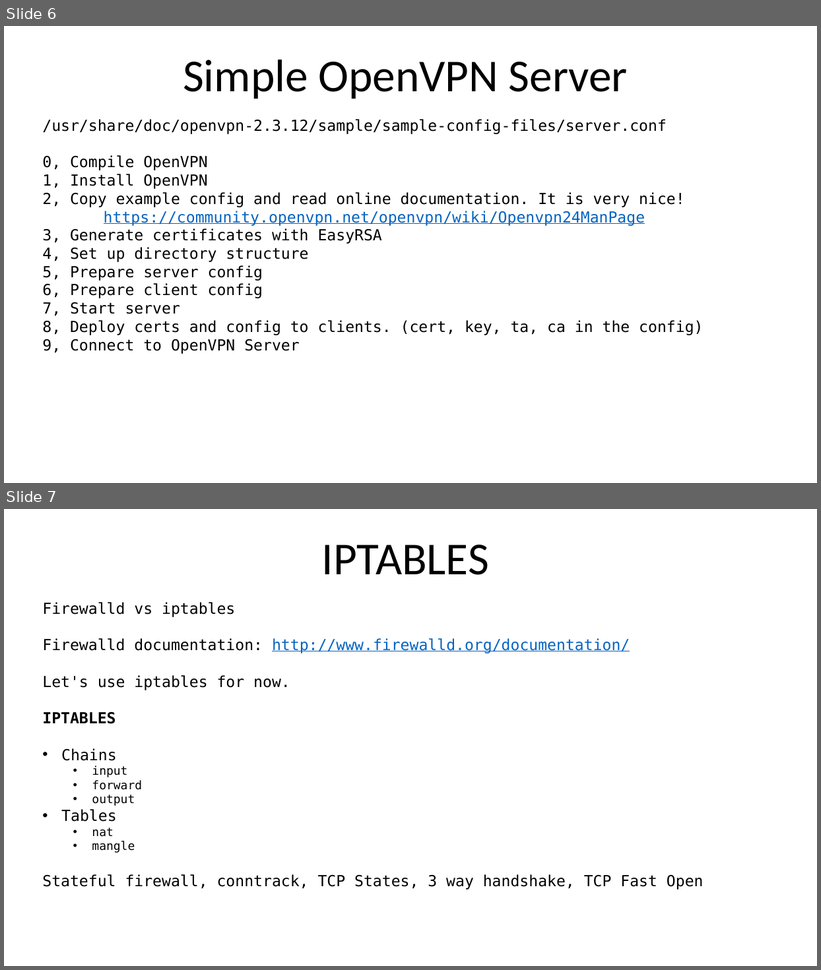
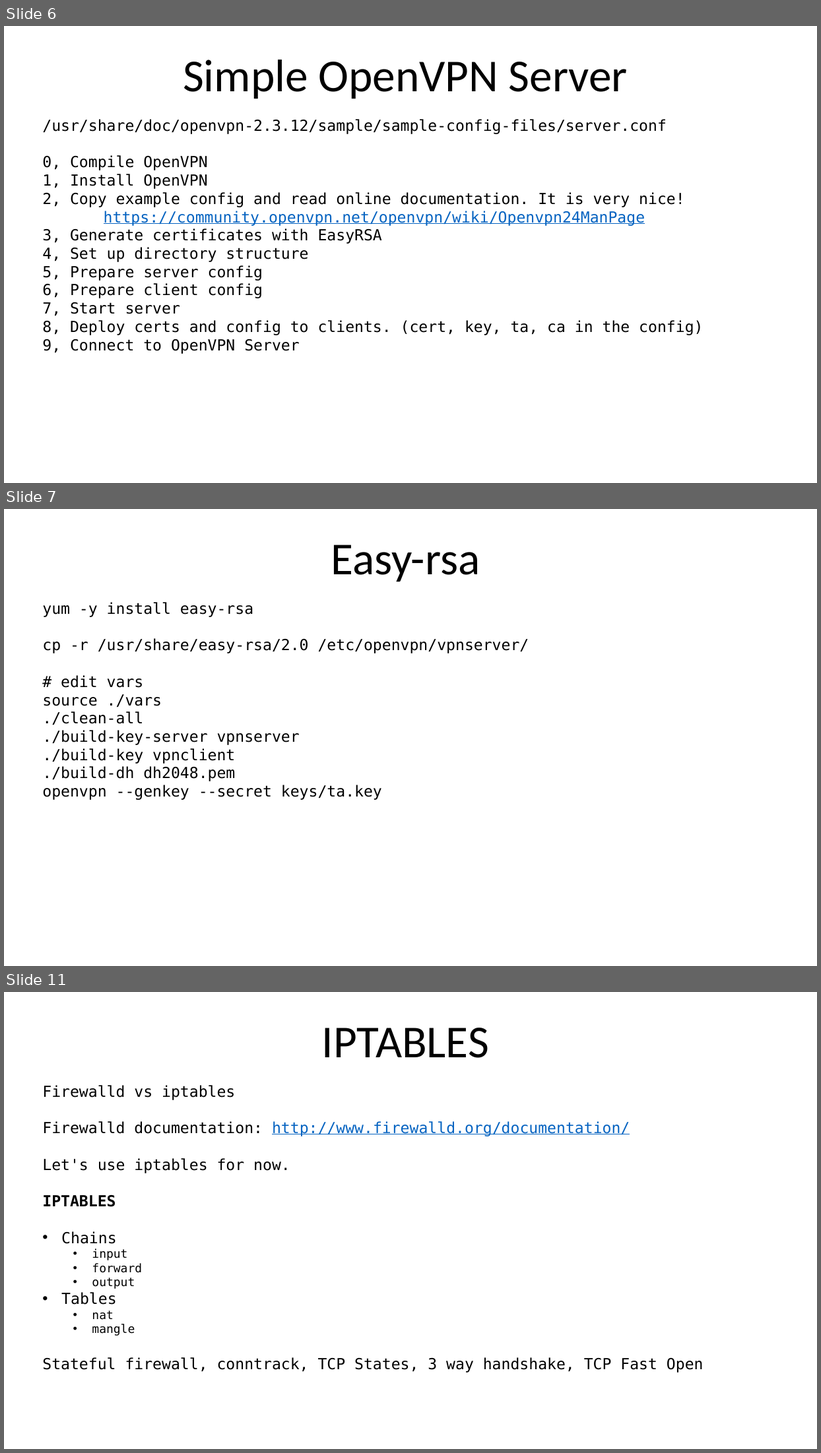
Before and after one commit to DRN88/blt, a slide deck: w46/w46.pptx. Shown one above the other, each under a label of ours: slides 6 and 7 before the commit, slides 6, 7 and 11 after it; the slides between them are not shown. The pictures are 821x970 and 821x1453 pixels, drawn with LibreOffice and Linux fonts; fonts in the diff are those of the drawing. Boxes give left, top, right and bottom in pixels: in the first picture for what was removed or moved away, otherwise in the second. Text is boxed around its words. In the diff, an @@ line names an element or a change of style, - is before the commit and + after.

```diff
--- a/w46/w46.pptx
+++ b/w46/w46.pptx
@@ slide 7 added at [4,509,817,966], background #FFFFFF @@
@@ title added at [331,545,480,582], 54 pt, text #000000 @@
+Easy-rsa
@@ subtitle added at [42,602,529,800], 18 pt, text #000000 @@
+yum -y install easy-rsa
+cp -r /usr/share/easy-rsa/2.0 /etc/openvpn/vpnserver/
+# edit vars
+source ./vars
+./clean-all
+./build-key-server vpnserver
+./build-key vpnclient
+./build-dh dh2048.pem
+openvpn --genkey --secret keys/ta.key
@@ what was slide 7 is now slide 11 @@
```
Also in this commit, not shown: 3 other slides added.
